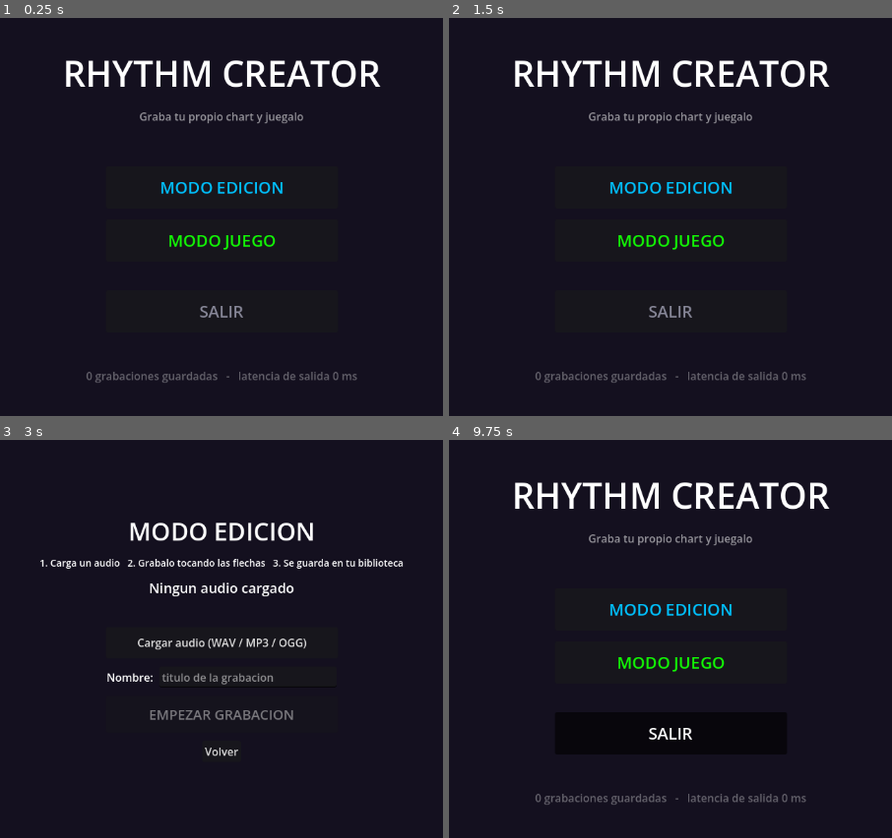
Above: before the commit, frames 1-4 (two rows, left to right).
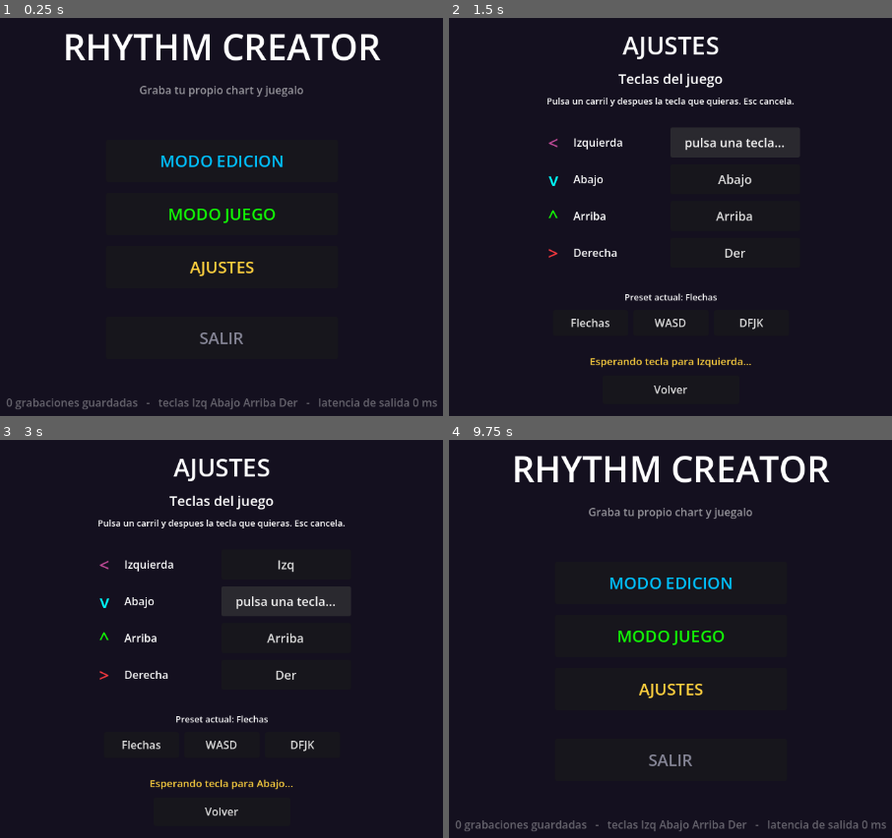
Above: after the commit, the same moments.

Repository: dhidalgo723/Rhythm-Maker
Game: Godot game, scene res://scenes/main_menu.tscn
Same seed, same stepped clock (60 frames per second), same inputs: the game is played once before the commit and once after it.
Inputs (mouse positions are in pixels of both pictures, inside the frame that each line leads up to):
- Up to frame 1 (0.25 s): no input
- Up to frame 2 (1.5 s): click (670, 268) at 0.5 s, where only the run after the commit has a clickable "AJUSTES"; click (736, 141) at 1.25 s, where only the run after the commit has a clickable "Izq"
- Up to frame 3 (3 s): click (287, 563) at 2 s, where only the run after the commit has a clickable "pulsa una tecla..."; click (287, 603) at 2.75 s, where only the run after the commit has a clickable "Abajo"
- Up to frame 4 (9.75 s): click "Volver" at 3.5 s; click "MODO EDICION" at 4.25 s; click "Volver" at 5 s; click "MODO JUEGO" at 5.75 s; click "Volver al menu" at 6.5 s; tap Enter at 7.25, 8.75 s; move the mouse to (843, 615) at 7.27 s; hold D 7.28-8.03 s; tap F at 7.35, 9.05 s; click (843, 615) at 7.42 s; tap J at 7.55, 8.1 s; tap Space at 8, 9.5 s; move the mouse to (515, 658) at 8.02 s; hold S 8.03-8.78 s; tap K at 8.3, 8.85 s; move the mouse to (750, 539) at 8.77 s; hold D 8.78-9.53 s; move the mouse to (630, 726) at 9.52 s; hold W from 9.53 s (still down); tap Left (lane_0) at 9.6 s; click (630, 726) at 9.67 s

The runs differ from the first frame. In frame 1, 8.6% of the frame differs, in the area x 1-99%, y 3-99%; in frame 2, 9.1%, in the area x 14-86%, y 4-95%; in frame 3, 8.0%; in frame 4, 8.6%.

Commit message:
Pantalla de Ajustes para reasignar las teclas de los carriles
Las teclas se guardan como physical keycodes en settings.cfg y se
vuelcan al InputMap al arrancar. El resto del juego solo consulta las
acciones lane_N, asi que grabacion y juego cogen las teclas nuevas sin
cambios. Presets de Flechas/WASD/DFJK, intercambio automatico al asignar
una tecla que ya tenia otro carril, y Esc queda reservada para salir.

Un settings.cfg corrupto cae a los valores por defecto en vez de dejar
el juego sin teclas asignadas.

Co-Authored-By: Claude Opus 5 <noreply@anthropic.com>

Diff:
--- /dev/null
+++ b/scenes/settings_scene.tscn
@@ -0,0 +1,12 @@
+[gd_scene load_steps=2 format=3]
+
+[ext_resource type="Script" path="res://scripts/settings_scene.gd" id="1_settings_scene"]
+
+[node name="Root" type="Control"]
+layout_mode = 3
+anchors_preset = 15
+anchor_right = 1.0
+anchor_bottom = 1.0
+grow_horizontal = 2
+grow_vertical = 2
+script = ExtResource("1_settings_scene")
--- a/scripts/lanes.gd
+++ b/scripts/lanes.gd
@@ -6,6 +6,18 @@
 ## Indice = lane. 0=izq, 1=abajo, 2=arriba, 3=derecha
 const ACTIONS: Array[String] = ["lane_0", "lane_1", "lane_2", "lane_3"]
 const ARROWS: Array[String] = ["<", "v", "^", ">"]
+const NAMES: Array[String] = ["Izquierda", "Abajo", "Arriba", "Derecha"]
+
+## OS.get_keycode_string() devuelve los nombres en ingles; el resto de la UI
+## esta en espanol. Solo se traducen las teclas con nombre propio: las letras
+## y los numeros ya se llaman igual.
+const KEY_NAMES_ES := {
+	"Left": "Izq", "Right": "Der", "Up": "Arriba", "Down": "Abajo",
+	"Space": "Espacio", "Enter": "Intro", "Shift": "Mayus", "Ctrl": "Ctrl",
+	"Alt": "Alt", "Tab": "Tab", "Backspace": "Retroceso", "Delete": "Supr",
+	"Insert": "Insert", "Home": "Inicio", "End": "Fin",
+	"PageUp": "RePag", "PageDown": "AvPag",
+}
 const COLORS: Array[Color] = [
 	Color("c24b99"),  # izq   - magenta
 	Color("00ffff"),  # abajo - cyan
@@ -30,3 +42,37 @@
 		if event.is_action_released(ACTIONS[i]):
 			return i
 	return -1
+
+
+## Nombre visible de la tecla asignada a un lane.
+static func key_label(lane: int) -> String:
+	return key_name(Settings.key_bindings[lane])
+
+
+## Traduce un physical keycode al nombre que ese sitio del teclado tiene en la
+## distribucion del usuario: la posicion de "W" en QWERTY se llama "Z" en AZERTY
+## y hay que ensenarle "Z", no "W".
+##
+## El display server headless no sabe de distribuciones y aborta la llamada con
+## un error, asi que ahi se usa el nombre del keycode fisico tal cual.
+static func key_name(physical_keycode: int) -> String:
+	if physical_keycode == 0:
+		return "-"
+	var label := ""
+	if DisplayServer.get_name() != "headless":
+		var local := DisplayServer.keyboard_get_keycode_from_physical(physical_keycode)
+		if local != 0:
+			label = OS.get_keycode_string(local)
+	if label == "":
+		label = OS.get_keycode_string(physical_keycode)
+	if label == "":
+		return "?"
+	return KEY_NAMES_ES.get(label, label)
+
+
+## Resumen tipo "A S W D" para los textos de ayuda en pantalla.
+static func keys_hint() -> String:
+	var parts: Array[String] = []
+	for i in COUNT:
+		parts.append(key_label(i))
+	return " ".join(parts)
--- a/scripts/main_menu.gd
+++ b/scripts/main_menu.gd
@@ -2,6 +2,7 @@
 
 const EDIT_SCENE := "res://scenes/edit_menu.tscn"
 const SELECT_SCENE := "res://scenes/song_select.tscn"
+const SETTINGS_SCENE := "res://scenes/settings_scene.tscn"
 
 
 func _ready() -> void:
@@ -35,6 +36,8 @@
 		func() -> void: get_tree().change_scene_to_file(EDIT_SCENE)))
 	root.add_child(_menu_button("MODO JUEGO", Color("12fa05"),
 		func() -> void: get_tree().change_scene_to_file(SELECT_SCENE)))
+	root.add_child(_menu_button("AJUSTES", Color("ffd23f"),
+		func() -> void: get_tree().change_scene_to_file(SETTINGS_SCENE)))
 	root.add_child(_spacer(10))
 	root.add_child(_menu_button("SALIR", Color("888899"),
 		func() -> void: get_tree().quit()))
@@ -42,8 +45,9 @@
 	var info := Label.new()
 	info.horizontal_alignment = HORIZONTAL_ALIGNMENT_CENTER
 	info.modulate = Color(1, 1, 1, 0.35)
-	info.text = "%d grabaciones guardadas   -   latencia de salida %.0f ms" % [
-		Library.list_songs().size(), AudioServer.get_output_latency() * 1000.0]
+	info.text = "%d grabaciones guardadas   -   teclas %s   -   latencia de salida %.0f ms" % [
+		Library.list_songs().size(), Lanes.keys_hint(),
+		AudioServer.get_output_latency() * 1000.0]
 	root.add_child(_spacer(20))
 	root.add_child(info)
 
--- a/scripts/play_scene.gd
+++ b/scripts/play_scene.gd
@@ -129,7 +129,7 @@
 	_countdown.vertical_alignment = VERTICAL_ALIGNMENT_CENTER
 	add_child(_countdown)
 
-	var hint := _mk_label("Flechas o DFJK   -   Esc para salir", 14)
+	var hint := _mk_label("%s   -   Esc para salir" % Lanes.keys_hint(), 14)
 	hint.set_anchors_preset(Control.PRESET_BOTTOM_WIDE)
 	hint.offset_top = -30
 	hint.horizontal_alignment = HORIZONTAL_ALIGNMENT_CENTER
--- a/scripts/recording_scene.gd
+++ b/scripts/recording_scene.gd
@@ -93,6 +93,17 @@
 		arrow.vertical_alignment = VERTICAL_ALIGNMENT_CENTER
 		arrow.add_theme_font_size_override("font_size", 44)
 		pad.add_child(arrow)
+
+		# La tecla de cada carril es configurable, asi que se muestra en el pad.
+		var key := Label.new()
+		key.text = Lanes.key_label(i)
+		key.set_anchors_preset(Control.PRESET_BOTTOM_WIDE)
+		key.offset_top = -26
+		key.horizontal_alignment = HORIZONTAL_ALIGNMENT_CENTER
+		key.add_theme_font_size_override("font_size", 14)
+		key.modulate = Color(1, 1, 1, 0.65)
+		pad.add_child(key)
+
 		pads.add_child(pad)
 		_pads.append(pad)
 
--- a/scripts/settings.gd
+++ b/scripts/settings.gd
@@ -14,9 +14,33 @@
 
 var last_audio_dir := "user://"
 
+# --- Teclas ---
+#
+# Se guardan como PHYSICAL keycodes: identifican la POSICION de la tecla, no la
+# letra impresa. Asi WASD sigue cayendo bajo los mismos dedos en un teclado
+# AZERTY, donde esa posicion se llama ZQSD. Para mostrarlas por pantalla se
+# traduce al nombre segun la distribucion del usuario (ver Lanes.key_name).
+
+## Indice = lane: 0=izq, 1=abajo, 2=arriba, 3=derecha
+const DEFAULT_KEYS: Array[int] = [KEY_LEFT, KEY_DOWN, KEY_UP, KEY_RIGHT]
+
+const PRESETS := {
+	"Flechas": DEFAULT_KEYS,
+	"WASD": [KEY_A, KEY_S, KEY_W, KEY_D],
+	"DFJK": [KEY_D, KEY_F, KEY_J, KEY_K],
+}
+
+## Teclas que no se pueden asignar: romperian la navegacion de menus.
+const RESERVED: Array[int] = [KEY_ESCAPE]
+
+var key_bindings: Array[int] = DEFAULT_KEYS.duplicate()
+
+signal bindings_changed()
+
 
 func _ready() -> void:
 	load_settings()
+	apply_bindings()
 
 
 func load_settings() -> void:
@@ -26,6 +50,7 @@
 	offset_ms = int(cfg.get_value("timing", "offset_ms", offset_ms))
 	travel_time_ms = int(cfg.get_value("gameplay", "travel_time_ms", travel_time_ms))
 	last_audio_dir = str(cfg.get_value("paths", "last_audio_dir", last_audio_dir))
+	key_bindings = _sanitize(cfg.get_value("input", "key_bindings", DEFAULT_KEYS))
 
 
 func save_settings() -> void:
@@ -33,4 +58,69 @@
 	cfg.set_value("timing", "offset_ms", offset_ms)
 	cfg.set_value("gameplay", "travel_time_ms", travel_time_ms)
 	cfg.set_value("paths", "last_audio_dir", last_audio_dir)
+	cfg.set_value("input", "key_bindings", key_bindings)
 	cfg.save(CONFIG_PATH)
+
+
+## Vuelca key_bindings al InputMap. El resto del juego solo usa las acciones
+## lane_N, asi que con esto basta para que grabacion y juego usen las teclas
+## nuevas sin tocar nada mas.
+func apply_bindings() -> void:
+	for lane in key_bindings.size():
+		var action: String = Lanes.ACTIONS[lane]
+		if not InputMap.has_action(action):
+			InputMap.add_action(action)
+		InputMap.action_erase_events(action)
+		var ev := InputEventKey.new()
+		ev.physical_keycode = key_bindings[lane]
+		InputMap.action_add_event(action, ev)
+	bindings_changed.emit()
+
+
+## Asigna una tecla a un lane. Si ya la tenia otro lane, se intercambian, que
+## es lo que espera cualquiera que este reasignando teclas de una en una.
+## Devuelve false si la tecla esta reservada.
+func set_binding(lane: int, physical_keycode: int) -> bool:
+	if physical_keycode in RESERVED or physical_keycode == 0:
+		return false
+	var previous: int = key_bindings[lane]
+	var other := key_bindings.find(physical_keycode)
+	if other != -1 and other != lane:
+		key_bindings[other] = previous
+	key_bindings[lane] = physical_keycode
+	apply_bindings()
+	save_settings()
+	return true
+
+
+func apply_preset(name: String) -> void:
+	if not PRESETS.has(name):
+		return
+	key_bindings = _sanitize(PRESETS[name])
+	apply_bindings()
+	save_settings()
+
+
+## Nombre del preset que coincide con las teclas actuales, o "" si es a medida.
+func current_preset() -> String:
+	for name in PRESETS:
+		if key_bindings == _sanitize(PRESETS[name]):
+			return name
+	return ""
+
+
+## Un binding valido tiene exactamente COUNT teclas, todas distintas y no nulas.
+## Si lo guardado esta corrupto se vuelve a los valores por defecto en vez de
+## arrancar con acciones sin tecla y el juego mudo a los inputs.
+static func _sanitize(raw: Variant) -> Array[int]:
+	var out: Array[int] = []
+	if raw is Array and (raw as Array).size() == Lanes.COUNT:
+		var seen := {}
+		for v in raw as Array:
+			var k := int(v)
+			if k == 0 or seen.has(k):
+				return DEFAULT_KEYS.duplicate()
+			seen[k] = true
+			out.append(k)
+		return out
+	return DEFAULT_KEYS.duplicate()
--- /dev/null
+++ b/scripts/settings_scene.gd
@@ -0,0 +1,175 @@
+extends Control
+
+## Pantalla de Ajustes: reasignar las teclas de los cuatro carriles.
+
+const MENU_SCENE := "res://scenes/main_menu.tscn"
+
+var _key_buttons: Array[Button] = []
+var _status: Label
+var _preset_label: Label
+
+## Lane que esta esperando una tecla, o -1 si no estamos reasignando.
+var _waiting_lane := -1
+
+
+func _ready() -> void:
+	set_anchors_preset(Control.PRESET_FULL_RECT)
+
+	var bg := ColorRect.new()
+	bg.color = Color("14101f")
+	bg.set_anchors_preset(Control.PRESET_FULL_RECT)
+	add_child(bg)
+
+	var root := VBoxContainer.new()
+	root.set_anchors_preset(Control.PRESET_FULL_RECT)
+	root.alignment = BoxContainer.ALIGNMENT_CENTER
+	root.add_theme_constant_override("separation", 10)
+	add_child(root)
+
+	root.add_child(_center_label("AJUSTES", 36))
+	root.add_child(_center_label("Teclas del juego", 20))
+	root.add_child(_center_label(
+		"Pulsa un carril y despues la tecla que quieras. Esc cancela.", 13))
+	root.add_child(_spacer(10))
+
+	for lane in Lanes.COUNT:
+		root.add_child(_build_row(lane))
+
+	root.add_child(_spacer(14))
+	_preset_label = _center_label("", 13)
+	root.add_child(_preset_label)
+
+	var presets := HBoxContainer.new()
+	presets.alignment = BoxContainer.ALIGNMENT_CENTER
+	presets.add_theme_constant_override("separation", 8)
+	root.add_child(presets)
+	for name in Settings.PRESETS:
+		var b := Button.new()
+		b.text = name
+		b.custom_minimum_size = Vector2(110, 38)
+		b.focus_mode = Control.FOCUS_NONE
+		b.pressed.connect(_on_preset.bind(name))
+		presets.add_child(b)
+
+	root.add_child(_spacer(6))
+	_status = _center_label("", 15)
+	root.add_child(_status)
+
+	var back := Button.new()
+	back.text = "Volver"
+	back.custom_minimum_size = Vector2(200, 42)
+	back.size_flags_horizontal = Control.SIZE_SHRINK_CENTER
+	back.focus_mode = Control.FOCUS_NONE
+	back.pressed.connect(_go_back)
+	root.add_child(back)
+
+	_refresh()
+
+
+func _build_row(lane: int) -> Control:
+	var row := HBoxContainer.new()
+	row.alignment = BoxContainer.ALIGNMENT_CENTER
+	row.add_theme_constant_override("separation", 12)
+
+	var arrow := Label.new()
+	arrow.text = Lanes.ARROWS[lane]
+	arrow.custom_minimum_size = Vector2(34, 0)
+	arrow.horizontal_alignment = HORIZONTAL_ALIGNMENT_CENTER
+	arrow.add_theme_font_size_override("font_size", 26)
+	arrow.add_theme_color_override("font_color", Lanes.COLORS[lane])
+	row.add_child(arrow)
+
+	var name := Label.new()
+	name.text = Lanes.NAMES[lane]
+	name.custom_minimum_size = Vector2(130, 0)
+	row.add_child(name)
+
+	var btn := Button.new()
+	btn.custom_minimum_size = Vector2(190, 44)
+	btn.focus_mode = Control.FOCUS_NONE   # que las flechas no naveguen el menu
+	btn.add_theme_font_size_override("font_size", 18)
+	btn.pressed.connect(_on_rebind.bind(lane))
+	row.add_child(btn)
+	_key_buttons.append(btn)
+
+	return row
+
+
+static func _center_label(text: String, font_size: int) -> Label:
+	var l := Label.new()
+	l.text = text
+	l.horizontal_alignment = HORIZONTAL_ALIGNMENT_CENTER
+	l.add_theme_font_size_override("font_size", font_size)
+	return l
+
+
+static func _spacer(h: int) -> Control:
+	var c := Control.new()
+	c.custom_minimum_size = Vector2(0, h)
+	return c
+
+
+func _refresh() -> void:
+	for lane in Lanes.COUNT:
+		if _waiting_lane == lane:
+			_key_buttons[lane].text = "pulsa una tecla..."
+		else:
+			_key_buttons[lane].text = Lanes.key_label(lane)
+	var preset := Settings.current_preset()
+	_preset_label.text = "Preset actual: %s" % preset if preset != "" else "Teclas a medida"
+
+
+func _on_rebind(lane: int) -> void:
+	_waiting_lane = lane
+	_status.text = "Esperando tecla para %s..." % Lanes.NAMES[lane]
+	_status.add_theme_color_override("font_color", Color("ffd23f"))
+	_refresh()
+
+
+func _on_preset(name: String) -> void:
+	_waiting_lane = -1
+	Settings.apply_preset(name)
+	_status.add_theme_color_override("font_color", Color("2ee6a8"))
+	_status.text = "Preset %s aplicado" % name
+	_refresh()
+
+
+func _go_back() -> void:
+	get_tree().change_scene_to_file(MENU_SCENE)
+
+
+## Se usa _input y no _unhandled_input: mientras esperamos una tecla hay que
+## capturarla antes de que nadie mas la interprete.
+func _input(event: InputEvent) -> void:
+	if event is InputEventKey and (event as InputEventKey).pressed:
+		var key := event as InputEventKey
+		if key.echo:
+			return
+
+		if _waiting_lane == -1:
+			if key.keycode == KEY_ESCAPE:
+				get_viewport().set_input_as_handled()
+				_go_back()
+			return
+
+		get_viewport().set_input_as_handled()
+		var lane := _waiting_lane
+		_waiting_lane = -1
+
+		if key.keycode == KEY_ESCAPE:
+			_status.add_theme_color_override("font_color", Color("888899"))
+			_status.text = "Cancelado"
+			_refresh()
+			return
+
+		var physical := key.physical_keycode
+		if physical == 0:
+			physical = key.keycode
+
+		if Settings.set_binding(lane, physical):
+			_status.add_theme_color_override("font_color", Color("2ee6a8"))
+			_status.text = "%s = %s" % [Lanes.NAMES[lane], Lanes.key_name(physical)]
+		else:
+			_status.add_theme_color_override("font_color", Color("f9393f"))
+			_status.text = "Esa tecla esta reservada, elige otra"
+		_refresh()
--- /dev/null
+++ b/tests/capture_settings.gd
@@ -0,0 +1,25 @@
+extends Node
+
+## Captura el menu principal y la pantalla de Ajustes.
+## Correr: godot --path . res://tests/capture_settings.tscn
+
+
+func _ready() -> void:
+	AudioServer.set_bus_mute(0, true)
+	await _shoot("res://scenes/main_menu.tscn", "menu")
+	await _shoot("res://scenes/settings_scene.tscn", "ajustes")
+	get_tree().quit(0)
+
+
+func _shoot(scene: String, name: String) -> void:
+	var inst: Node = load(scene).instantiate()
+	add_child(inst)
+	for i in 20:
+		await get_tree().process_frame
+	await RenderingServer.frame_post_draw
+	var path := "res://tests/shot_%s.png" % name
+	var err := get_viewport().get_texture().get_image().save_png(
+		ProjectSettings.globalize_path(path))
+	print("captura %s -> %s" % [path, error_string(err)])
+	inst.queue_free()
+	await get_tree().process_frame
--- /dev/null
+++ b/tests/capture_settings.tscn
@@ -0,0 +1,4 @@
+[gd_scene load_steps=2 format=3]
+[ext_resource type="Script" path="res://tests/capture_settings.gd" id="1_cs"]
+[node name="CaptureSettings" type="Node"]
+script = ExtResource("1_cs")
--- /dev/null
+++ b/tests/smoke_bindings.gd
@@ -0,0 +1,123 @@
+extends Node
+
+## Verifica que reasignar teclas afecta de verdad al input del juego.
+## Correr: godot --headless --path . res://tests/smoke_bindings.tscn
+
+var _failed := false
+
+
+func _ready() -> void:
+	var original := Settings.key_bindings.duplicate()
+
+	_test_defaults()
+	_test_preset_wasd()
+	await _test_input_follows_bindings()
+	_test_swap_on_duplicate()
+	_test_reserved_keys()
+	_test_persistence()
+	_test_corrupt_config()
+
+	# Dejar las preferencias del usuario como estaban.
+	Settings.key_bindings = original
+	Settings.apply_bindings()
+	Settings.save_settings()
+
+	print("SMOKE TEST %s" % ("FAIL" if _failed else "OK"))
+	get_tree().quit(1 if _failed else 0)
+
+
+func _check(cond: bool, msg: String) -> void:
+	if not cond:
+		_failed = true
+		print("  FAIL: %s" % msg)
+		push_error("FAIL: %s" % msg)
+
+
+func _bound_key(lane: int) -> int:
+	var events := InputMap.action_get_events(Lanes.ACTIONS[lane])
+	if events.is_empty():
+		return 0
+	return (events[0] as InputEventKey).physical_keycode
+
+
+func _test_defaults() -> void:
+	Settings.apply_preset("Flechas")
+	_check(Settings.key_bindings == Settings.DEFAULT_KEYS, "el preset Flechas no restaura los defaults")
+	_check(_bound_key(0) == KEY_LEFT, "lane 0 deberia ser flecha izquierda")
+	_check(_bound_key(2) == KEY_UP, "lane 2 deberia ser flecha arriba")
+	print("[defaults] %s" % Lanes.keys_hint())
+
+
+func _test_preset_wasd() -> void:
+	Settings.apply_preset("WASD")
+	# izq=A, abajo=S, arriba=W, der=D
+	_check(_bound_key(0) == KEY_A, "izquierda deberia ser A")
+	_check(_bound_key(1) == KEY_S, "abajo deberia ser S")
+	_check(_bound_key(2) == KEY_W, "arriba deberia ser W")
+	_check(_bound_key(3) == KEY_D, "derecha deberia ser D")
+	_check(Settings.current_preset() == "WASD", "no reconoce el preset WASD")
+	print("[wasd] %s" % Lanes.keys_hint())
+
+
+## Lo que de verdad importa: que Lanes.lane_pressed responda a la tecla nueva
+## y deje de responder a la vieja.
+func _test_input_follows_bindings() -> void:
+	Settings.apply_preset("WASD")
+	await get_tree().process_frame
+
+	_check(_lane_for(KEY_W) == 2, "pulsar W deberia activar el carril arriba")
+	_check(_lane_for(KEY_A) == 0, "pulsar A deberia activar el carril izquierda")
+	_check(_lane_for(KEY_UP) == -1, "la flecha arriba ya no deberia hacer nada con WASD")
+
+	Settings.apply_preset("Flechas")
+	await get_tree().process_frame
+	_check(_lane_for(KEY_UP) == 2, "con Flechas, arriba deberia volver a funcionar")
+	_check(_lane_for(KEY_W) == -1, "con Flechas, W no deberia hacer nada")
+	print("[input] las acciones siguen a los bindings")
+
+
+func _lane_for(physical: int) -> int:
+	var ev := InputEventKey.new()
+	ev.physical_keycode = physical
+	ev.pressed = true
+	return Lanes.lane_pressed(ev)
+
+
+func _test_swap_on_duplicate() -> void:
+	Settings.apply_preset("WASD")
+	# Asignar a "izquierda" la D, que ya tenia "derecha": deben intercambiarse.
+	Settings.set_binding(0, KEY_D)
+	_check(Settings.key_bindings[0] == KEY_D, "izquierda deberia haberse quedado con D")
+	_check(Settings.key_bindings[3] == KEY_A, "derecha deberia haber recibido la A de izquierda")
+	_check(Settings.key_bindings.size() == 4, "se perdieron bindings al intercambiar")
+	var unique := {}
+	for k in Settings.key_bindings:
+		unique[k] = true
+	_check(unique.size() == 4, "hay teclas duplicadas tras el intercambio")
+	print("[swap] intercambio correcto: %s" % Lanes.keys_hint())
+
+
+func _test_reserved_keys() -> void:
+	Settings.apply_preset("WASD")
+	var before := Settings.key_bindings.duplicate()
+	_check(not Settings.set_binding(0, KEY_ESCAPE), "Esc no deberia poder asignarse")
+	_check(Settings.key_bindings == before, "un binding rechazado no debe cambiar nada")
+	print("[reservadas] Esc rechazada")
+
+
+func _test_persistence() -> void:
+	Settings.apply_preset("DFJK")
+	Settings.key_bindings = [0, 0, 0, 0]     # ensuciar la memoria
+	Settings.load_settings()
+	_check(Settings.key_bindings == [KEY_D, KEY_F, KEY_J, KEY_K],
+		"los bindings no sobrevivieron al guardado/carga: %s" % str(Settings.key_bindings))
+	print("[persistencia] DFJK releido del disco")
+
+
+## Un settings.cfg corrupto no debe dejar el juego sin teclas.
+func _test_corrupt_config() -> void:
+	for bad in [[KEY_A, KEY_A, KEY_W, KEY_D], [KEY_A, KEY_S], [], [0, 0, 0, 0], "basura"]:
+		var result := Settings._sanitize(bad)
+		_check(result == Settings.DEFAULT_KEYS,
+			"entrada corrupta %s deberia caer a los defaults, dio %s" % [str(bad), str(result)])
+	print("[corrupcion] entradas invalidas caen a Flechas")
--- /dev/null
+++ b/tests/smoke_bindings.tscn
@@ -0,0 +1,6 @@
+[gd_scene load_steps=2 format=3]
+
+[ext_resource type="Script" path="res://tests/smoke_bindings.gd" id="1_bind"]
+
+[node name="SmokeBindings" type="Node"]
+script = ExtResource("1_bind")
--- a/tests/smoke_scenes.gd
+++ b/tests/smoke_scenes.gd
@@ -13,6 +13,7 @@
 	"res://scenes/main_menu.tscn",
 	"res://scenes/edit_menu.tscn",
 	"res://scenes/song_select.tscn",
+	"res://scenes/settings_scene.tscn",
 	"res://scenes/recording_scene.tscn",
 	"res://scenes/play_scene.tscn",
 ]
